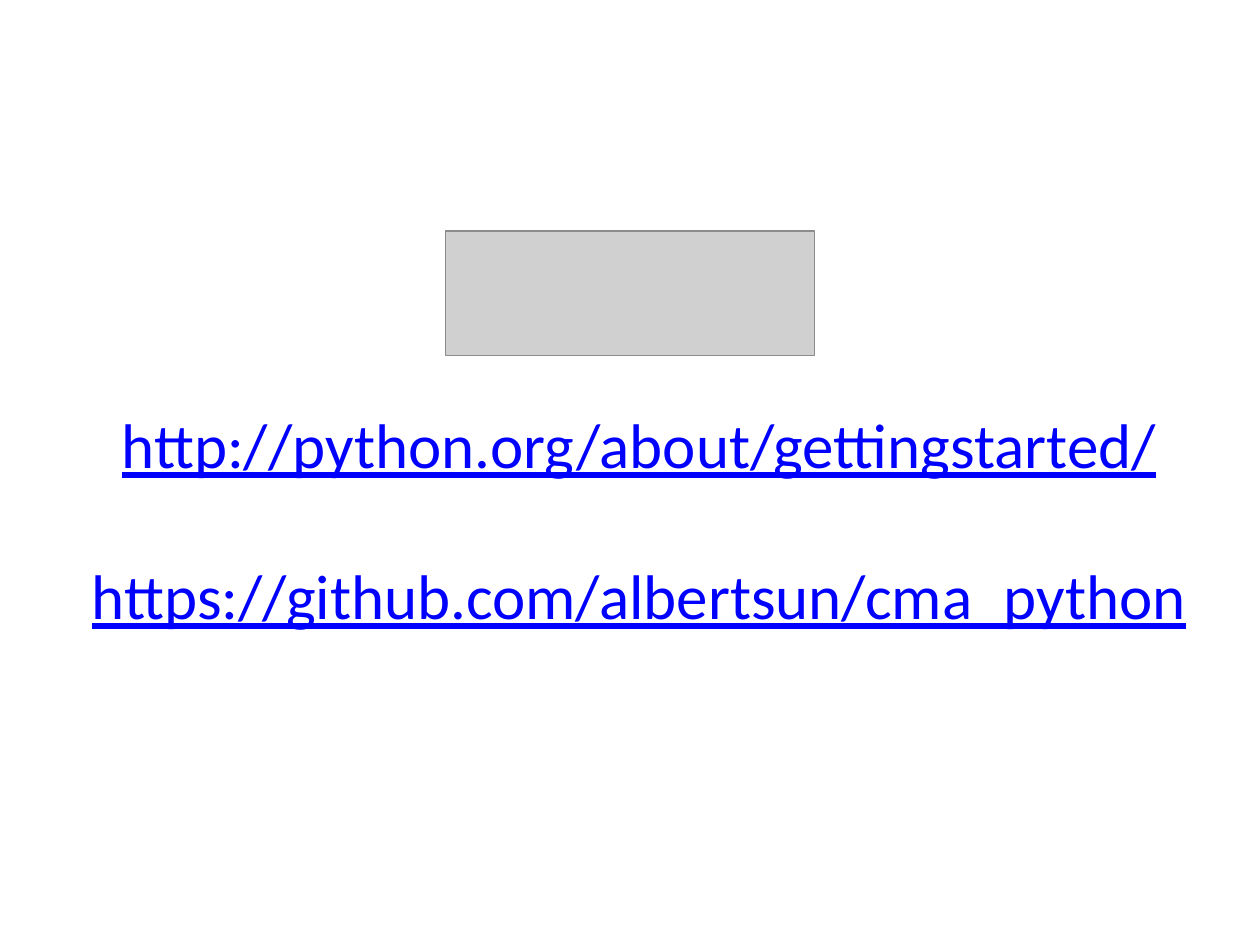
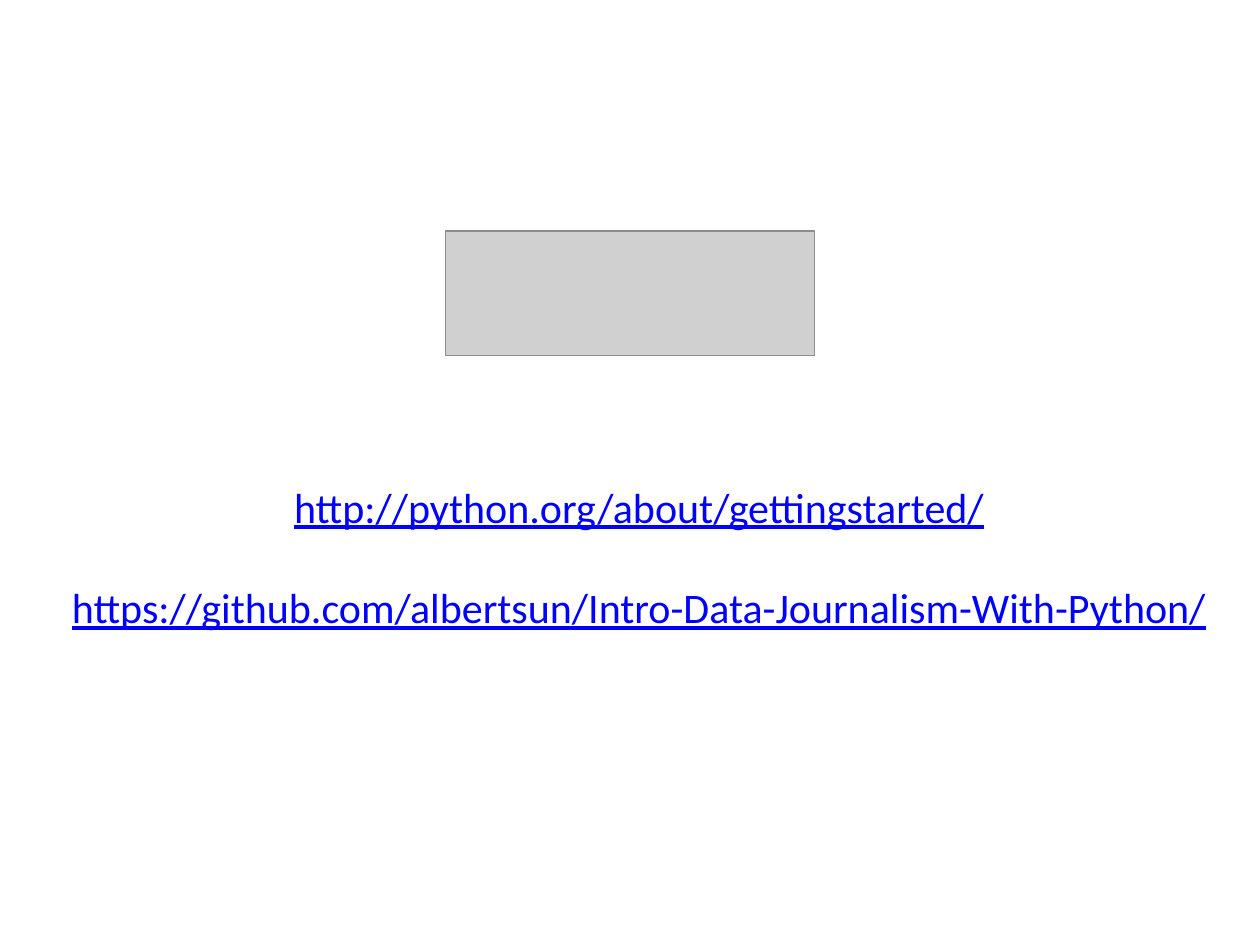
Before and after one commit to albertsun/Intro-Data-Journalism-With-Python, a slide deck: slide 9 of slides.pptx. Drawn at 1260x945 pixels with LibreOffice and Linux fonts; fonts in the diff are those of the drawing; grey boxes stand for pictures. Boxes give left, top, right and bottom in pixels: in the first picture for what was removed or moved away, otherwise in the second. Text is boxed around its words. In the diff, an @@ line names an element or a change of style, - is before the commit and + after.

Commit message:
updated slides link, added a string interpolation example

```diff
--- a/slides.pptx
+++ b/slides.pptx
@@ text "http://python.org/about/gettingstarted/": place and size @@
-text "http://python.org/about/gettingstarted/" at bbox=[92, 424, 1186, 630]
+text "http://python.org/about/gettingstarted/" at bbox=[72, 493, 1206, 631]
@@ text at bbox=[294, 493, 984, 531]: size 36 to 24 pt in "http://python.org/about/gettingstarted/" @@
@@ text at bbox=[72, 593, 1206, 631]: text changed; size 36 to 24 pt @@
-https://github.com/albertsun/cma_python
+https://github.com/albertsun/Intro-Data-Journalism-With-Python/
```
Also in this commit, not shown: 1 other file.
